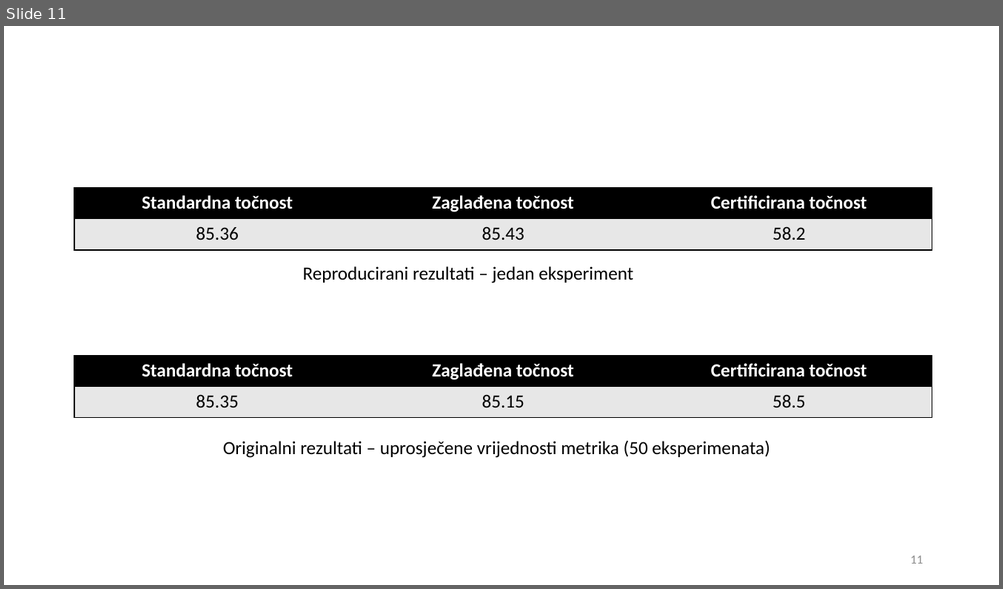
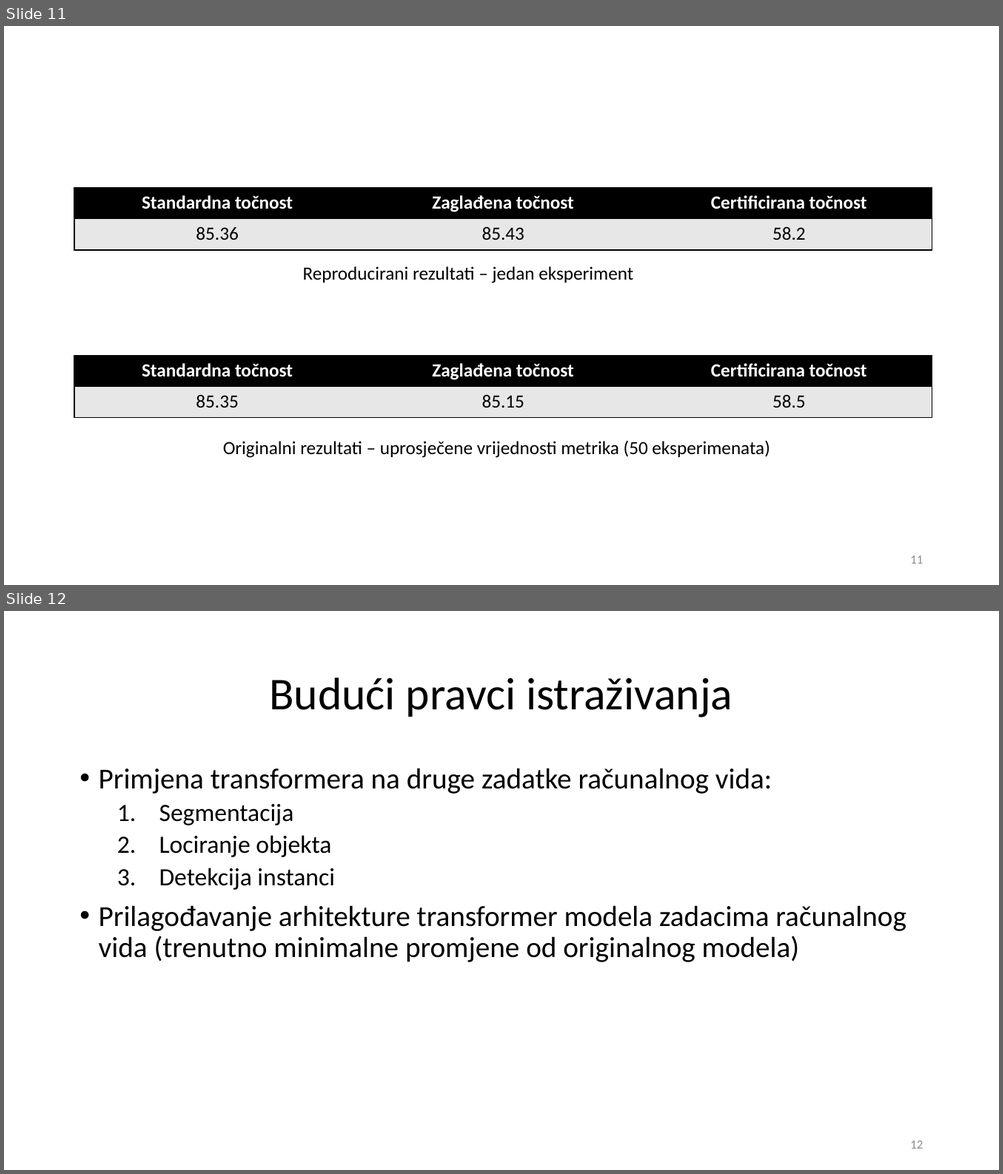
Before and after one commit to rejsafranko/Smoothed-ViT-Seminar, a slide deck: docs/Primjena transformer modela za klasifikaciju slika.pptx. Shown one above the other, each under a label of ours: slide 11 before the commit, slides 11 and 12 after it. The pictures are 1003x589 and 1003x1174 pixels, drawn with LibreOffice and Linux fonts; fonts in the diff are those of the drawing. Boxes give left, top, right and bottom in pixels: in the first picture for what was removed or moved away, otherwise in the second. Text is boxed around its words. In the diff, an @@ line names an element or a change of style, - is before the commit and + after.

Commit message:
ppt

```diff
--- a/docs/Primjena transformer modela za klasifikaciju slika.pptx
+++ b/docs/Primjena transformer modela za klasifikaciju slika.pptx
@@ slide 12 added at [4, 611, 999, 1170], background #FFFFFF @@
@@ title added at [270, 678, 732, 718], 44 pt, text #000000 @@
+Budući pravci istraživanja
@@ text added at [99, 768, 906, 963], 28 pt, text #000000 @@
+• Primjena transformera na druge zadatke računalnog vida:
+  1. Segmentacija
+  2. Lociranje objekta
+  3. Detekcija instanci
+• Prilagođavanje arhitekture transformer modela zadacima računalnog vida (trenutno minimalne promjene od originalnog modela)
@@ page number added at [910, 1141, 922, 1149], 12 pt, text #8C8C8C @@
+12
```
